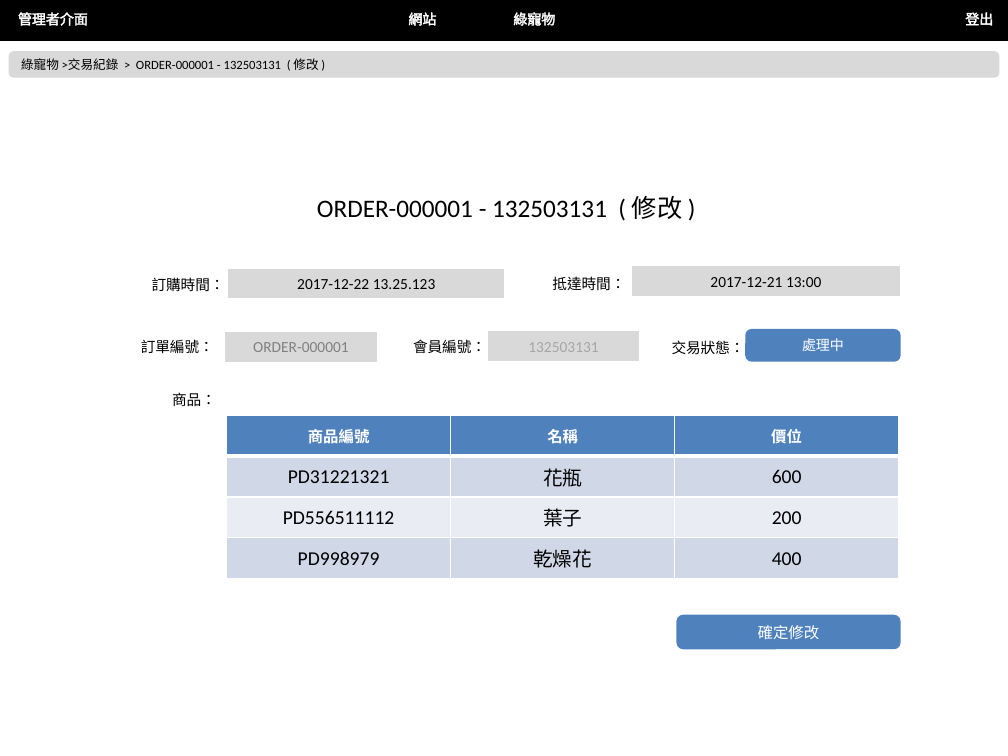
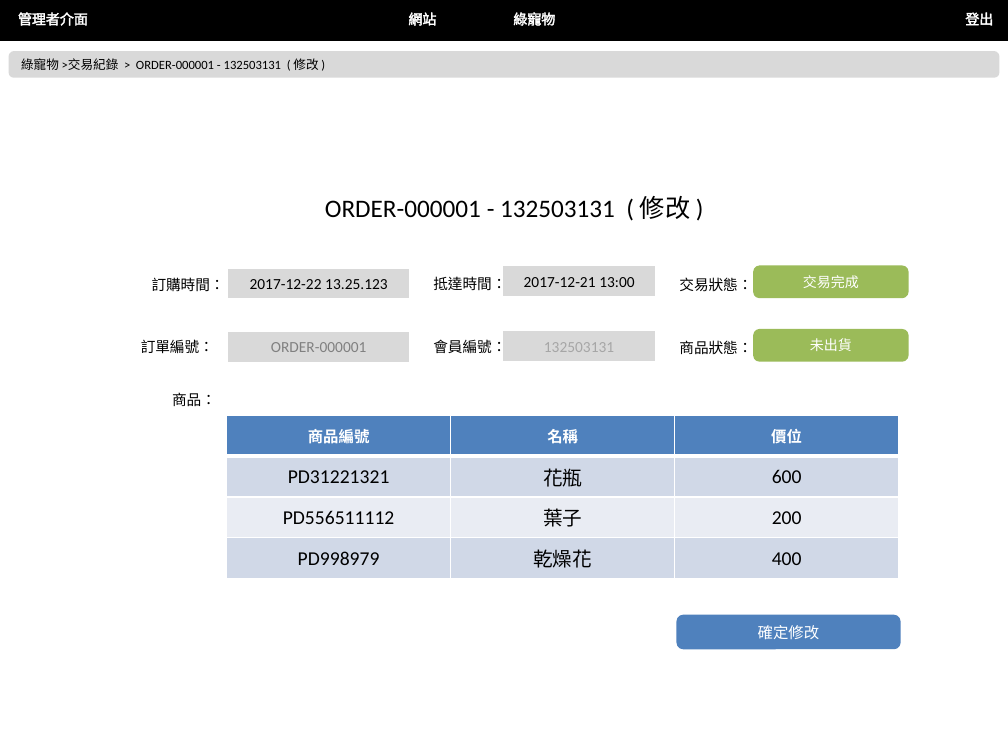
Before and after one commit to nexstar/XMind, a slide deck: slide 3 of 最終後台版型.pptx. Drawn at 1008x756 pixels with LibreOffice and Linux fonts; fonts in the diff are those of the drawing. Boxes give left, top, right and bottom in pixels: in the first picture for what was removed or moved away, otherwise in the second. Text is boxed around its words. In the diff, an @@ line names an element or a change of style, - is before the commit and + after.

```diff
--- a/最終後台版型.pptx
+++ b/最終後台版型.pptx
@@ text "ORDER-000001 - 132503131 ( 修改 ...": place and size @@
-text "ORDER-000001 - 132503131 ( 修改 ..." at bbox=[317, 196, 682, 219]
+text "ORDER-000001 - 132503131 ( 修改 ..." at bbox=[325, 196, 690, 219]
@@ rectangle "2017-12-22 13.25.123": place and size @@
-rectangle "2017-12-22 13.25.123" at bbox=[229, 269, 504, 298]
+rectangle "2017-12-22 13.25.123" at bbox=[229, 269, 409, 298]
@@ rectangle "2017-12-21 13:00": place and size @@
-rectangle "2017-12-21 13:00" at bbox=[633, 267, 899, 296]
+rectangle "2017-12-21 13:00" at bbox=[504, 267, 655, 296]
@@ rounded rectangle added at bbox=[755, 267, 907, 297], fill #9BBB59, outline #9BBB59 2 pt, 10 pt, text #FFFFFF @@
+交易完成
@@ text "抵達時間：": place and size @@
-text "抵達時間：" at bbox=[552, 276, 625, 290]
+text "抵達時間：" at bbox=[433, 276, 506, 290]
@@ text added at bbox=[679, 277, 752, 292], 10.5 pt, text #000000 @@
+交易狀態：
@@ rectangle "ORDER-000001": place and size @@
-rectangle "ORDER-000001" at bbox=[226, 333, 376, 362]
+rectangle "ORDER-000001" at bbox=[229, 333, 409, 362]
@@ text "會員編號：": place and size @@
-text "會員編號：" at bbox=[413, 339, 486, 353]
+text "會員編號：" at bbox=[433, 339, 506, 353]
@@ rectangle "132503131": place and size @@
-rectangle "132503131" at bbox=[488, 332, 638, 361]
+rectangle "132503131" at bbox=[504, 332, 655, 361]
@@ text at bbox=[679, 340, 752, 355]: text changed @@
-交易狀態：
+商品狀態：
@@ rounded rectangle "未出貨": place and size @@
-rounded rectangle "未出貨" at bbox=[747, 331, 899, 361]
+rounded rectangle "未出貨" at bbox=[755, 331, 907, 361]
@@ rounded rectangle "未出貨" at bbox=[755, 331, 907, 361]: fill #4F81BD to #9BBB59; outline #4F81BD 2 pt to #9BBB59 2 pt @@
@@ text in rounded rectangle at bbox=[810, 338, 852, 351]: text changed @@
-處理中
+未出貨
```
Also in this commit, not shown: 9 other slides changed, 1 other file.
